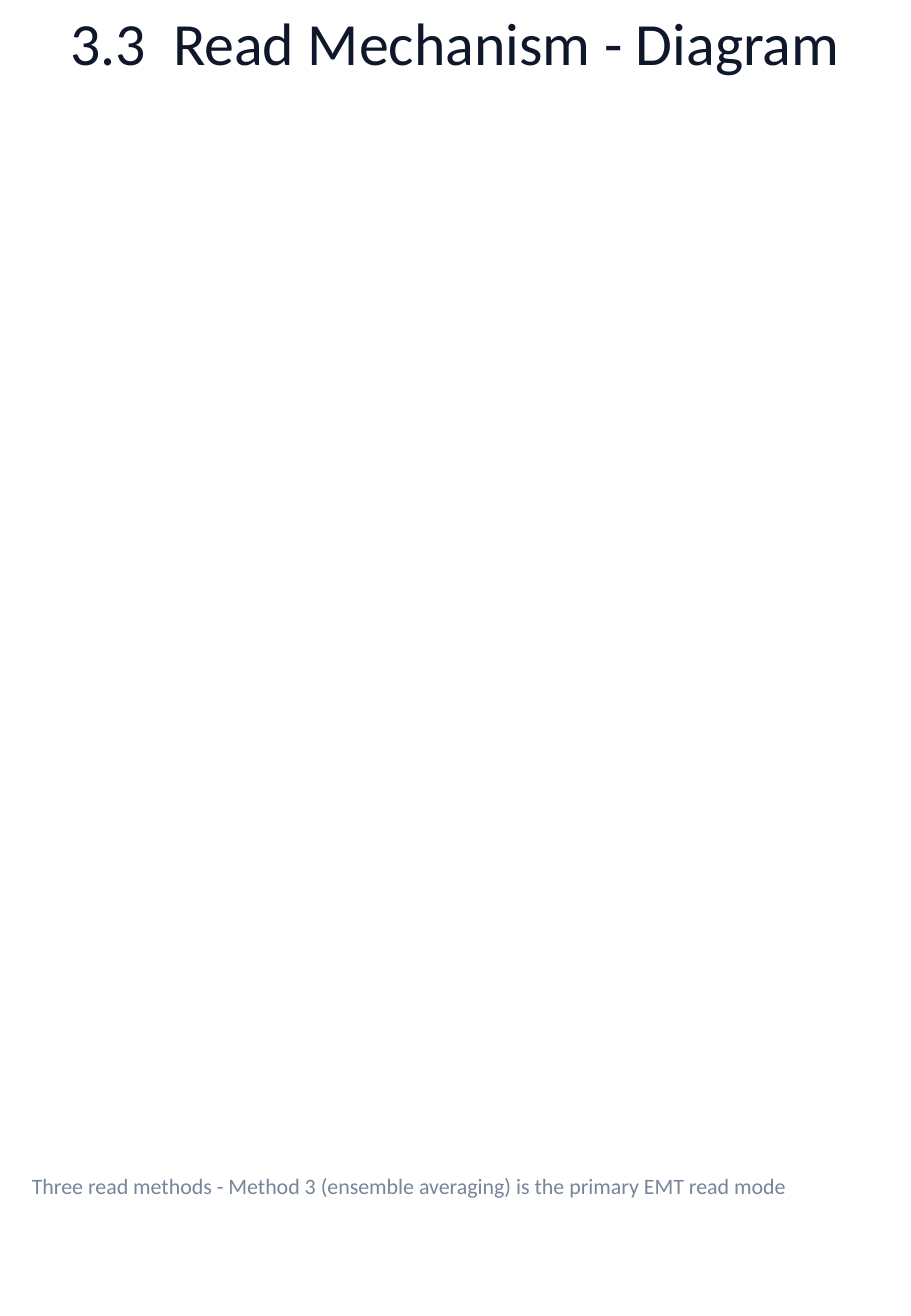
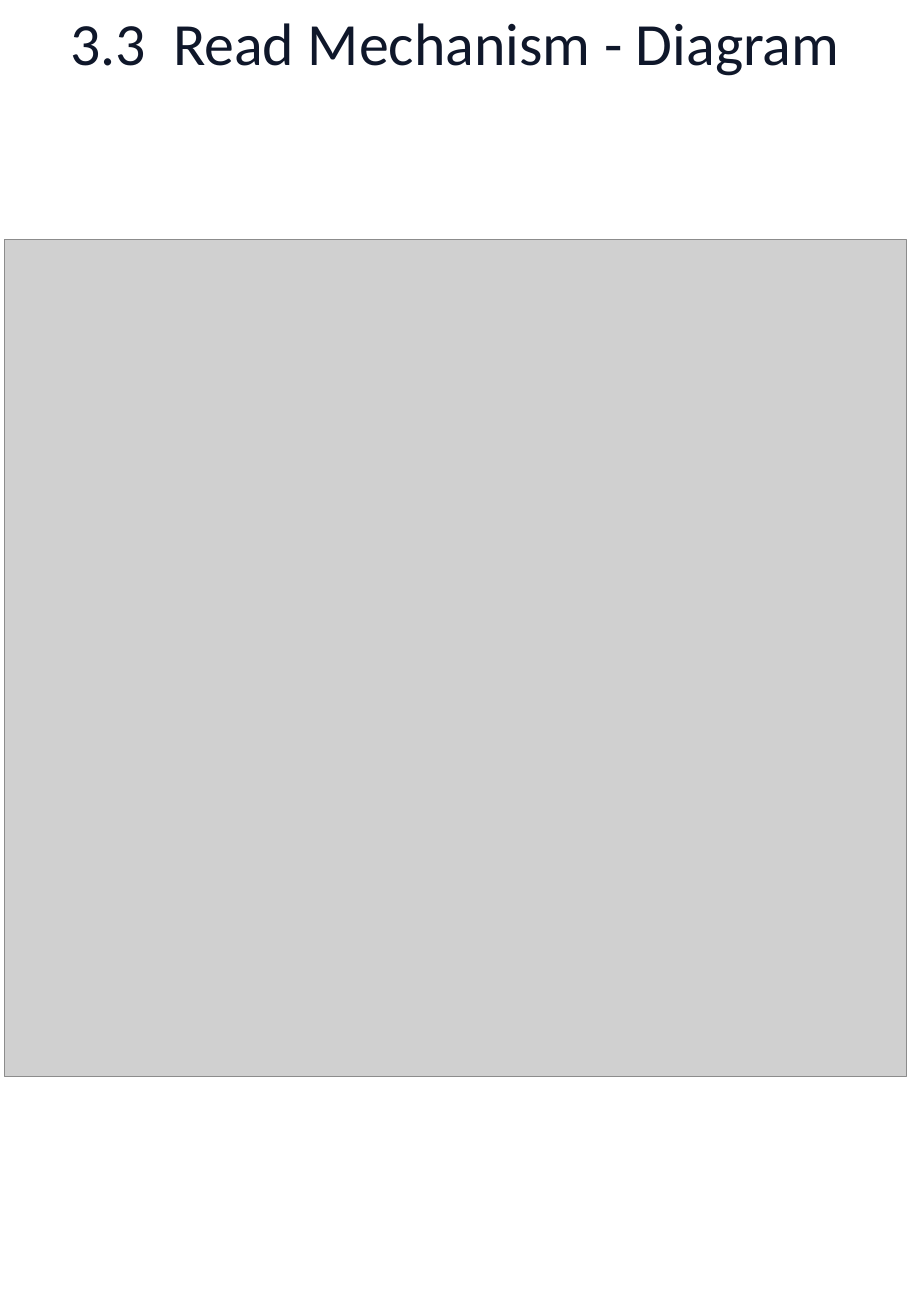
Before and after one commit to DansDesigns/EMT, a slide deck: slide 26 of revisions/QuantumEntangledMultiplexingTransceiver_Rev10.pptx. Drawn at 911x1316 pixels with LibreOffice and Linux fonts; fonts in the diff are those of the drawing; grey boxes stand for pictures; background and template pictures are left out. Boxes give left, top, right and bottom in pixels: in the first picture for what was removed or moved away, otherwise in the second. Text is boxed around its words. In the diff, an @@ line names an element or a change of style, - is before the commit and + after.

```diff
--- a/revisions/QuantumEntangledMultiplexingTransceiver_Rev10.pptx
+++ b/revisions/QuantumEntangledMultiplexingTransceiver_Rev10.pptx
@@ picture added at (5,239,906,1077) @@
@@ text removed at (32,1178,785,1198) @@
-Three read methods - Method 3 (ensemble averaging) is the primary EMT read mode
```
Also in this commit, not shown: 4 other slides changed, 1 other file.
